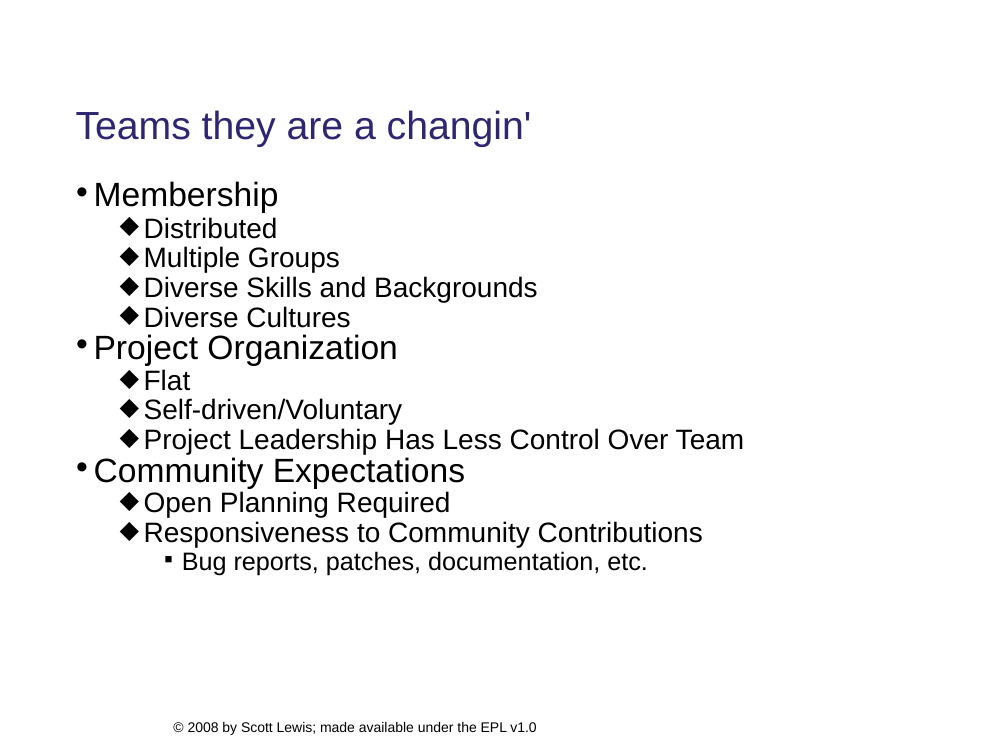
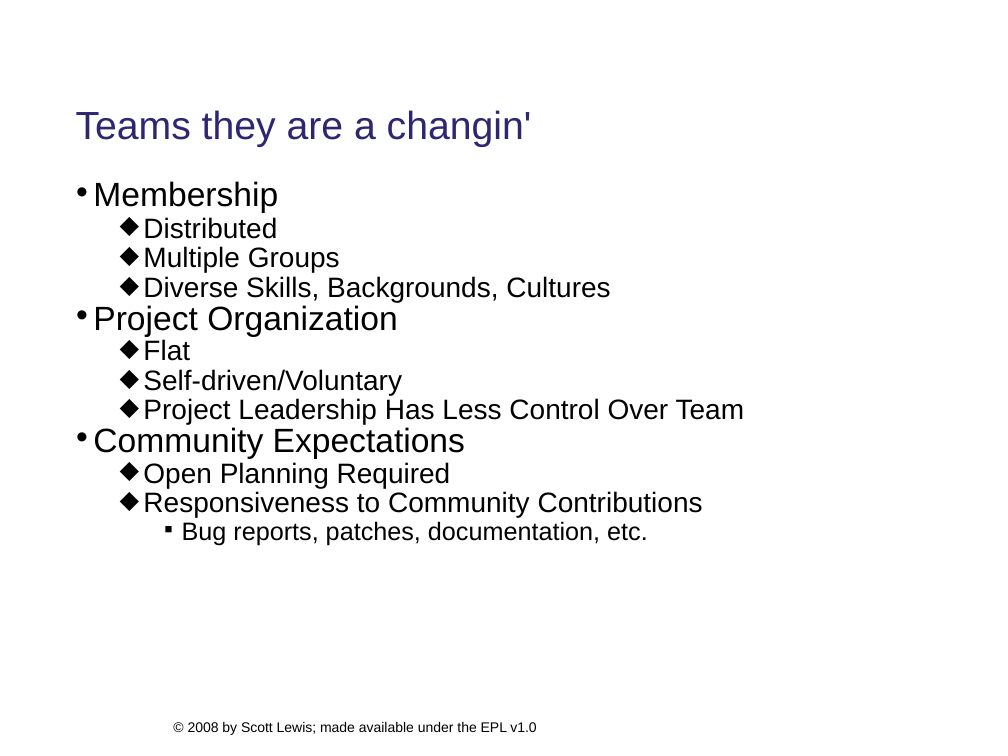
Before and after one commit to eclipse/ecf-website, a slide deck: slide 2 of presentations/eclipsecon2008/longtalk134/ecf_eclipsecon2008_134_DRAFT.ppt. Drawn at 1008x756 pixels with LibreOffice and Linux fonts; fonts in the diff are those of the drawing; background and template pictures are left out. Boxes give left, top, right and bottom in pixels: in the first picture for what was removed or moved away, otherwise in the second. Text is boxed around its words. In the diff, an @@ line names an element or a change of style, - is before the commit and + after.

```diff
--- a/presentations/eclipsecon2008/longtalk134/ecf_eclipsecon2008_134_DRAFT.ppt
+++ b/presentations/eclipsecon2008/longtalk134/ecf_eclipsecon2008_134_DRAFT.ppt
@@ text at <box>93,181,745,546</box>: more space between paragraphs; indent changed @@
@@ text at <box>143,276,610,302</box>: text changed @@
-  ⬥ Diverse Skills and Backgrounds
-  ⬥ Diverse Cultures
+  ⬥ Diverse Skills, Backgrounds, Cultures
```
Also in this commit, not shown: 10 other slides changed, 1 other file.
